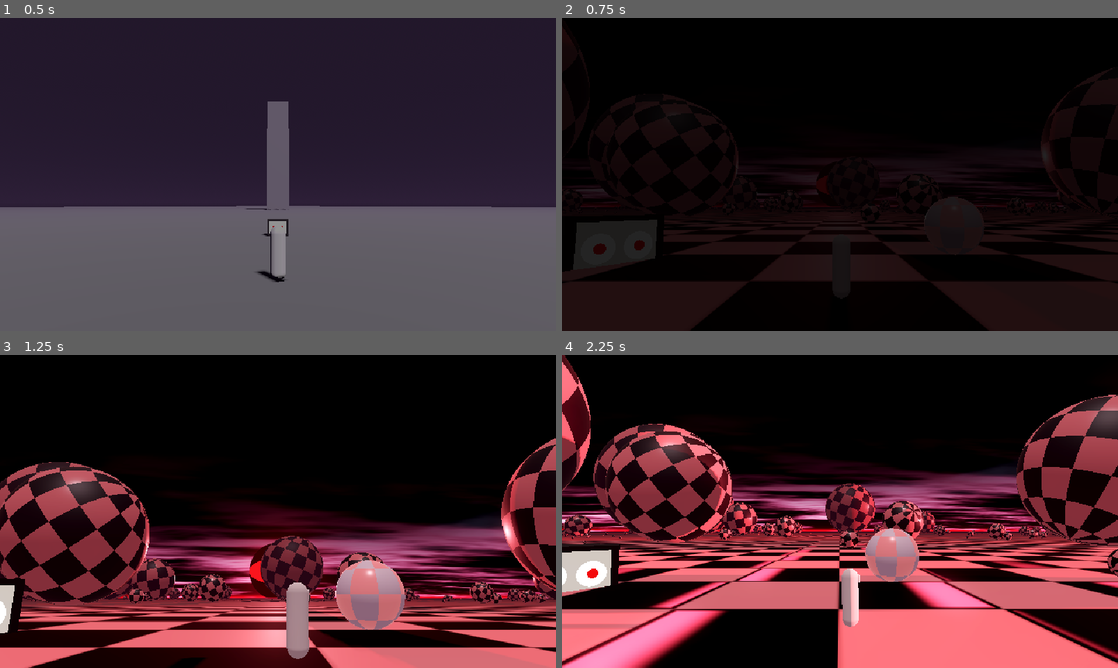
Above: before the commit, frames 1-4 (two rows, left to right).
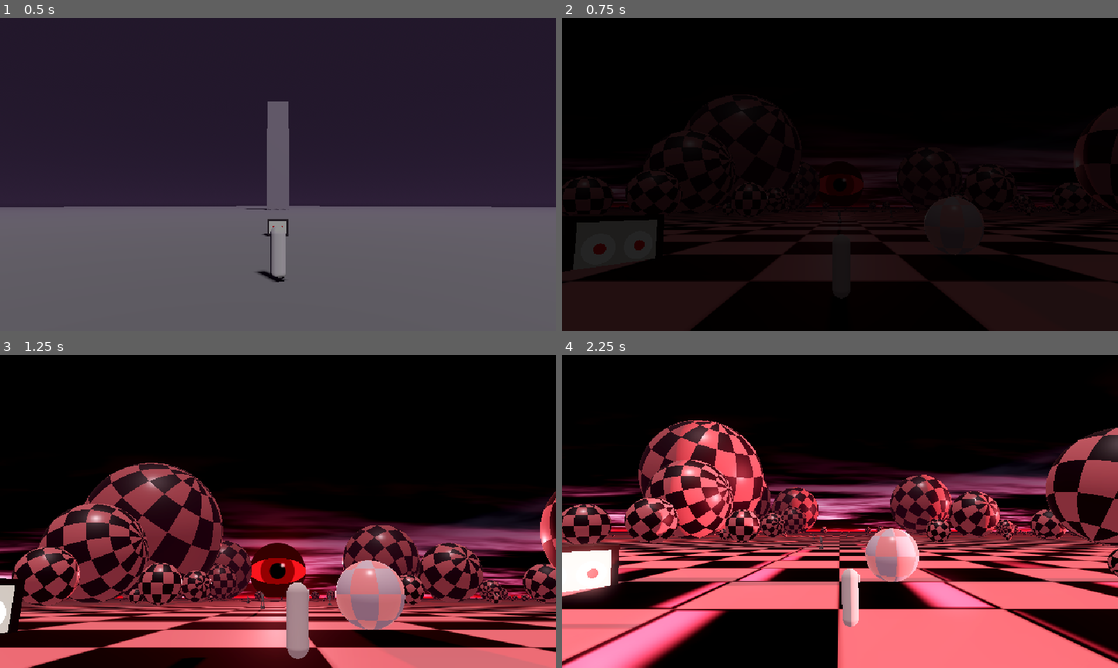
Above: after the commit, the same moments.

Repository: djmabrook/Nixon_game
Game: Godot game, scene res://rooms/checkerboard/tests/check_checkerboard.tscn
The game is run twice, just before and just after one commit, with the same random seed, the same clock (stepped at 60 frames per second) and the same inputs. This scene is started directly instead of the project's main scene.
Inputs (mouse positions are in pixels of both pictures, inside the frame that each line leads up to):
- Up to frame 1 (0.5 s): no input
- Up to frame 2 (0.75 s): move the mouse to (962, 158) at 0.52 s; hold D (move_right) from 0.53 s (still down); hold Q (focus) from 0.53 s (still down); click (962, 158) at 0.67 s
- Up to frame 3 (1.25 s): keep holding D (move_right); keep holding Q (focus)
- Up to frame 4 (2.25 s): release D (move_right) at 1.25 s; release Q (focus) at 1.25 s; drag from (728, 527) to (812, 574) at 1.27 s; move the mouse to (895, 442) at 2.02 s; hold D (move_right) from 2.03 s (still down); tap K (look_down) at 2.1 s

Frame 1 is identical in both runs. In frame 2, 2.0% of the frame differs, in the area x 0-100%, y 2-66%; in frame 3, 22%; in frame 4, 28%, in the area x 0-100%, y 0-83%.

Commit message:
Place the stone men on the checker plain
Four mid-stride stone men stand on black tiles along the route in,
caught where the tide was dragging them. Two who are looking up stand in
the crater near the socket, facing out toward the eye's arc. They are
static and collide, so they also shelter the little man from rolling
spheres. The herds keep clear of them. Models come from the art thread
(batch03).

Co-Authored-By: Claude Opus 5.5 <noreply@anthropic.com>
Claude-Session: https://claude.ai/code/session_012kYhaLzwJnrLcrD9diCBTd

Diff:
--- a/rooms/checkerboard/checkerboard.gd
+++ b/rooms/checkerboard/checkerboard.gd
@@ -97,6 +97,7 @@
 
 func _ready() -> void:
 	_trail.resize(8)
+	_setup_statues()
 	_spawn_herds()
 	_balls.append(key_ball)
 	for b in _balls:
@@ -178,8 +179,28 @@
 			_balls.append(b)
 
 
+## The stone men the stare caught before him. They sit on the ground (or the crater
+## slope), never move with the tide, and stop rolling spheres, so they are shelter too.
+func _setup_statues() -> void:
+	for s in $Statues.get_children():
+		var n := s as Node3D
+		n.global_position.y = board.height_at(n.global_position)
+		var body := StaticBody3D.new()
+		var cs := CollisionShape3D.new()
+		var shape := CylinderShape3D.new()
+		shape.radius = 0.55
+		shape.height = 2.05
+		cs.shape = shape
+		cs.position.y = 1.025
+		body.add_child(cs)
+		n.add_child(body)
+
+
 func _clear_spot(pos: Vector3, r: float, placed: Array[Vector4], spawn_pos: Vector3) -> bool:
 	var flat := Vector2(pos.x, pos.z)
+	for s in $Statues.get_children():
+		if flat.distance_to(Vector2(s.global_position.x, s.global_position.z)) < r + 6.0:
+			return false
 	if flat.length() < board.crater_radius + r + 4.0:
 		return false
 	if flat.distance_to(Vector2(spawn_pos.x, spawn_pos.z)) < r + 14.0:
--- a/rooms/checkerboard/room.tscn
+++ b/rooms/checkerboard/room.tscn
@@ -8,6 +8,8 @@
 [ext_resource type="Script" path="res://audio/room_audio.gd" id="6"]
 [ext_resource type="Script" path="res://core/vista_zone.gd" id="7"]
 [ext_resource type="PackedScene" path="res://props/watching_set.tscn" id="8"]
+[ext_resource type="PackedScene" path="res://rooms/checkerboard/models/stone_littleman_a.glb" id="10"]
+[ext_resource type="PackedScene" path="res://rooms/checkerboard/models/stone_littleman_c.glb" id="11"]
 
 [sub_resource type="Environment" id="env"]
 background_mode = 2
@@ -104,6 +106,26 @@
 [node name="CraterHeart" type="Marker3D" parent="."]
 transform = Transform3D(1, 0, 0, 0, 1, 0, 0, 0, 1, 0, -6, 0)
 
+[node name="Statues" type="Node3D" parent="."]
+
+[node name="CaughtWalking1" parent="Statues" instance=ExtResource("10")]
+transform = Transform3D(-0.93969, 0, -0.34202, 0, 1, 0, 0.34202, 0, -0.93969, -3, 0, 159)
+
+[node name="CaughtWalking2" parent="Statues" instance=ExtResource("10")]
+transform = Transform3D(-0.81915, 0, 0.57358, 0, 1, 0, -0.57358, 0, -0.81915, 9, 0, 135)
+
+[node name="CaughtWalking3" parent="Statues" instance=ExtResource("10")]
+transform = Transform3D(-0.64279, 0, -0.76604, 0, 1, 0, 0.76604, 0, -0.64279, -9, 0, 105)
+
+[node name="CaughtWalking4" parent="Statues" instance=ExtResource("10")]
+transform = Transform3D(-0.98481, 0, 0.17365, 0, 1, 0, -0.17365, 0, -0.98481, 3, 0, 81)
+
+[node name="CaughtLookingUp1" parent="Statues" instance=ExtResource("11")]
+transform = Transform3D(-0.70711, 0, 0.70711, 0, 1, 0, -0.70711, 0, -0.70711, 14, 0, -14)
+
+[node name="CaughtLookingUp2" parent="Statues" instance=ExtResource("11")]
+transform = Transform3D(-0.49026, 0, -0.87158, 0, 1, 0, 0.87158, 0, -0.49026, -16, 0, -9)
+
 [node name="Herds" type="Node3D" parent="."]
 
 [node name="KeySphere" type="RigidBody3D" parent="."]
--- a/rooms/checkerboard/tests/check_checkerboard.gd
+++ b/rooms/checkerboard/tests/check_checkerboard.gd
@@ -26,6 +26,11 @@
 	_check(biggest >= 24.0, "a cathedral sphere exists (r = %.1f m)" % biggest)
 	_check(room.focus_target == room.moon and Game.camera.far >= 1000.0, "camera focus is the moon")
 	_check(not room.board.is_black_at(p.global_position), "spawn is on a pink tile")
+	var on_black := 0
+	for st in room.get_node("Statues").get_children():
+		if st.name.begins_with("CaughtWalking") and room.board.is_black_at(st.global_position):
+			on_black += 1
+	_check(on_black == 4, "the walking stone men all stand on black tiles")
 	_check(Sound.bed_id() == &"bed_checker" and Sound.surface == &"tile", "checker bed and tile footsteps")
 	await _frames(30)
 	_check(room._voice_balls.count(null) < room.VOICE_COUNT, "rolling voices follow the nearest big spheres")
Binary file added: rooms/checkerboard/models/stone_littleman_a.glb
Not shown, added: rooms/checkerboard/models/stone_littleman_a.glb.import
Binary file added: rooms/checkerboard/models/stone_littleman_c.glb
Not shown, added: rooms/checkerboard/models/stone_littleman_c.glb.import
Not shown: 1 places in rooms/checkerboard/room.tscn that only renumber resources
